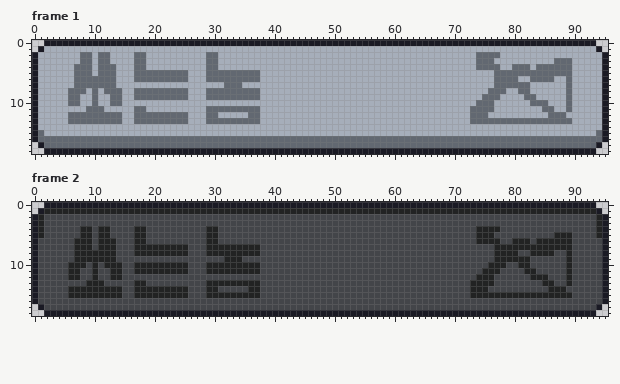
Edited in one commit: pixel-art file (Seokbinggo_Client/Assets/Art/UI/Trait/trait_ranged.aseprite). The picture above is the old version.
96x19 pixels, 2 frames. Shown: frame 1, frame 2.
The same view after the edit:
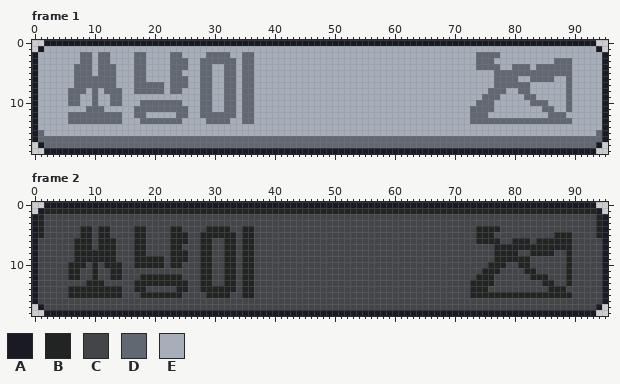
Palette (. is transparent): A #1a1a24  B #222323  C #434549  D #626871  E #a6aeba
Change:
Frame 1, layer "Layer 2":
The edit turns colour E into colour D in row 2 at x 23 to 24, 31 to 32 and 35 to 36; in row 3 at x 23 to 25, 28, 31 to 33 and 35 to 36; in row 4 at x 23 to 25, 28, 32 to 33 and 35 to 36; in rows 5 to 6 at x 28; in row 7 at x 17 to 21, 23 to 25, 28 to 29 and 35 to 36; in rows 8 to 9 at x 28.
The edit turns colour E into colour D in row 10 at x 18 to 24, 28 to 29, 32 to 33 and 35 to 36; in row 11 at x 19 to 25 and 28; in row 12 at x 28, 31 to 33 and 35.
The edit turns colour D into colour E in row 4 at x 30; in row 5 at x 19 to 22, 25, 30 to 31, 34 and 37; in row 6 at x 19 to 22, 30 to 31, 34 and 37; in row 7 at x 34; in row 8 at x 22, 25, 30 to 31, 34 and 37; in row 9 at x 17 to 25, 30 to 31, 34 and 37.
The edit turns colour D into colour E in row 11 at x 30 to 31, 34 and 37; in row 12 at x 19 to 23 and 37; in row 13 at x 17, 25, 33 to 34 and 37.
Frame 2, layer "Layer 2":
The edit turns colour C into colour B in row 4 at x 23 to 24, 31 to 32 and 35 to 36; in row 5 at x 23 to 25, 28, 31 to 33 and 35 to 36; in row 6 at x 23 to 25, 28, 32 to 33 and 35 to 36; in rows 7 to 8 at x 28; in row 9 at x 17 to 21, 23 to 25, 28 to 29 and 35 to 36; in rows 10 to 11 at x 28.
The edit turns colour C into colour B in row 12 at x 18 to 24, 28 to 29, 32 to 33 and 35 to 36; in row 13 at x 19 to 25 and 28; in row 14 at x 28, 31 to 33 and 35.
The edit turns colour B into colour C in row 6 at x 30; in row 7 at x 19 to 22, 25, 30 to 31, 34 and 37; in row 8 at x 19 to 22, 30 to 31, 34 and 37; in row 9 at x 34; in row 10 at x 22, 25, 30 to 31, 34 and 37; in row 11 at x 17 to 25, 30 to 31, 34 and 37.
The edit turns colour B into colour C in row 13 at x 30 to 31, 34 and 37; in row 14 at x 19 to 23 and 37; in row 15 at x 17, 25, 33 to 34 and 37.
Changed places in both pictures, as pixel boxes (x1, y1, x2, y2):
changed: (134, 52, 260, 124)
changed: (134, 226, 260, 298)
